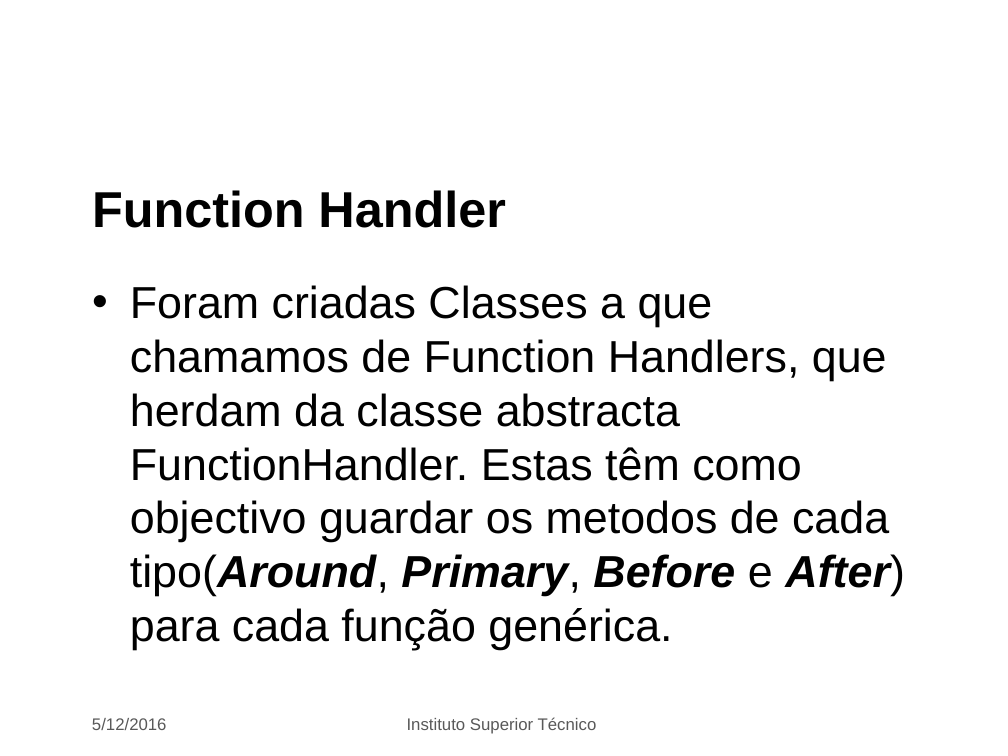
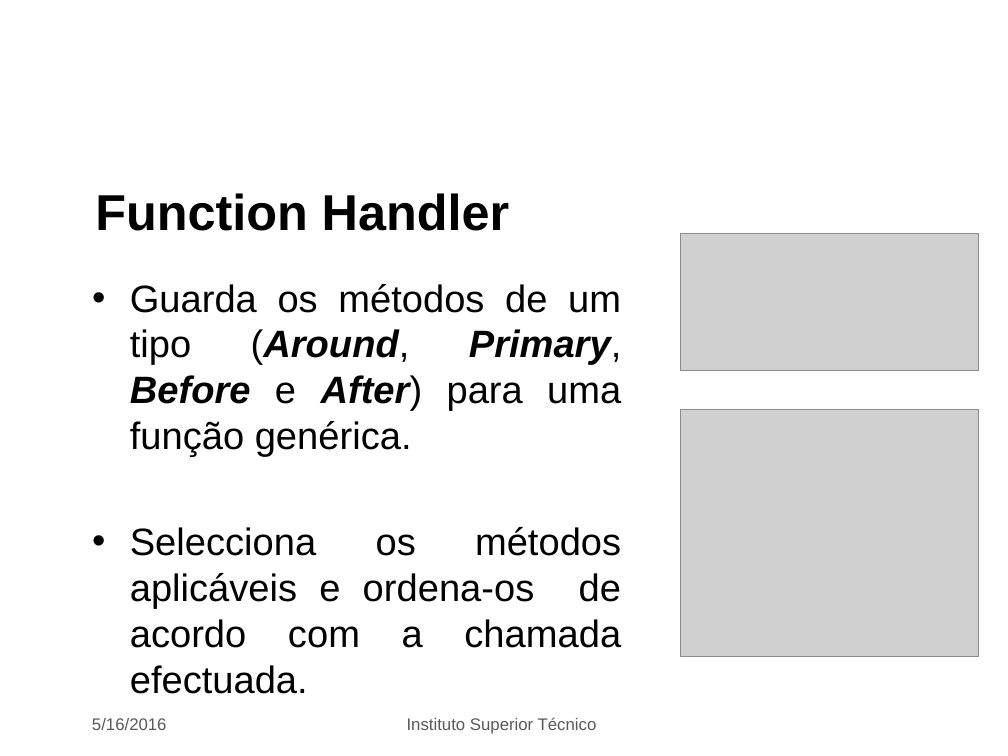
Before and after one commit to GAC27/PAva, a slide deck: slide 6 of p2.pptx. Drawn at 1008x756 pixels with LibreOffice and Linux fonts; fonts in the diff are those of the drawing; grey boxes stand for pictures; background and template pictures are left out. Boxes give left, top, right and bottom in pixels: in the first picture for what was removed or moved away, otherwise in the second. Text is boxed around its words. In the diff, an @@ line names an element or a change of style, - is before the commit and + after.

```diff
--- a/p2.pptx
+++ b/p2.pptx
@@ title "Function Handler": place and size @@
-title "Function Handler" at box(92, 190, 505, 228)
+title "Function Handler" at box(95, 193, 509, 231)
@@ picture added at box(680, 233, 978, 370) @@
@@ text at box(130, 284, 622, 694): text changed; size 32 to 27.2 pt @@
-• Foram criadas Classes a que chamamos de Function Handlers, que herdam da classe abstracta FunctionHandler. Estas têm como objectivo guardar os metodos de cada tipo(Around, Primary, Before e After) para cada função genérica.
+• Guarda os métodos de um tipo (Around, Primary, Before e After) para uma função genérica.
+• Selecciona os métodos aplicáveis e ordena-os de acordo com a chamada efectuada.
@@ picture added at box(680, 409, 978, 656) @@
@@ text at box(92, 718, 167, 730): text changed @@
-5/12/2016
+5/16/2016
```
Also in this commit, not shown: 16 other slides changed, 3 other files.
